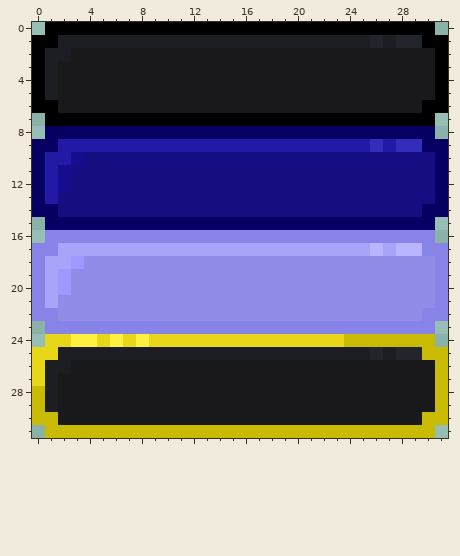
Two versions of one pixel-art sprite, assets/sprites/button.png. That is the earlier state.
The file is 32x32 pixels. Colours within 5 levels of each other are drawn and written as one.
After the commit:
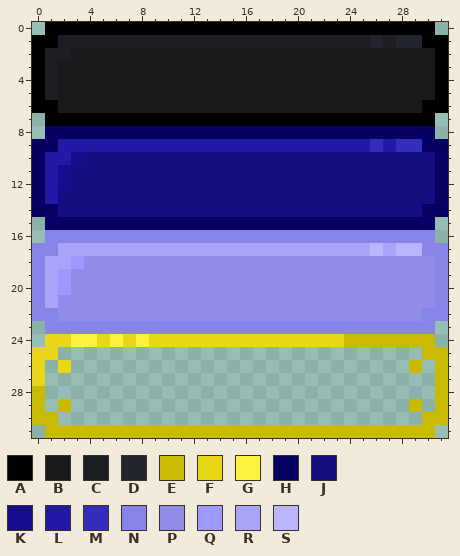
Palette (. is transparent): A #000000  B #19191c  C #1d1e24  D #23252d  E #c9ba04  F #e7d718  G #fff140  H #060063  J #150e83  K #150d8d  L #221aa7  M #342cba  N #8883e7  P #918ce8  Q #9f98ff  R #a8a4f7  S #b9b6ff
The edit:
Changed rows in their new state; - is an unchanged pixel.
first column x 1:
25 -............................-
26 .F..........................E.
27 ..............................
28 ..............................
29 .E..........................E.
30 -............................-
Changed places in both pictures, as pixel boxes (x1, y1, x2, y2):
changed: (45, 347, 435, 425)
